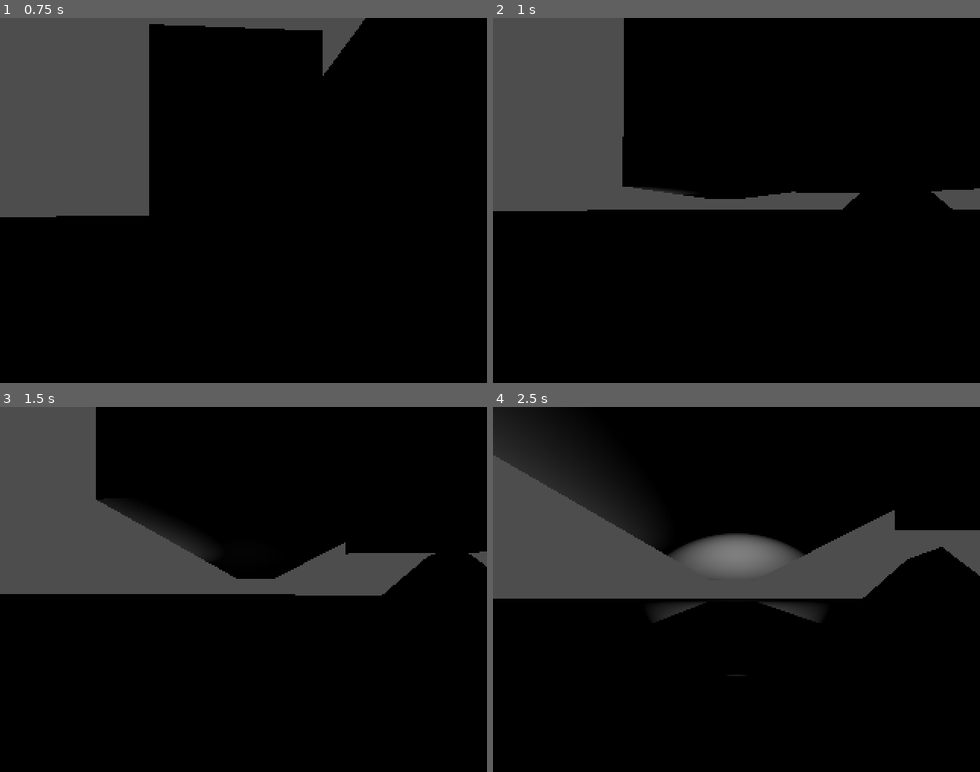
Above: before the commit, frames 1-4 (two rows, left to right).
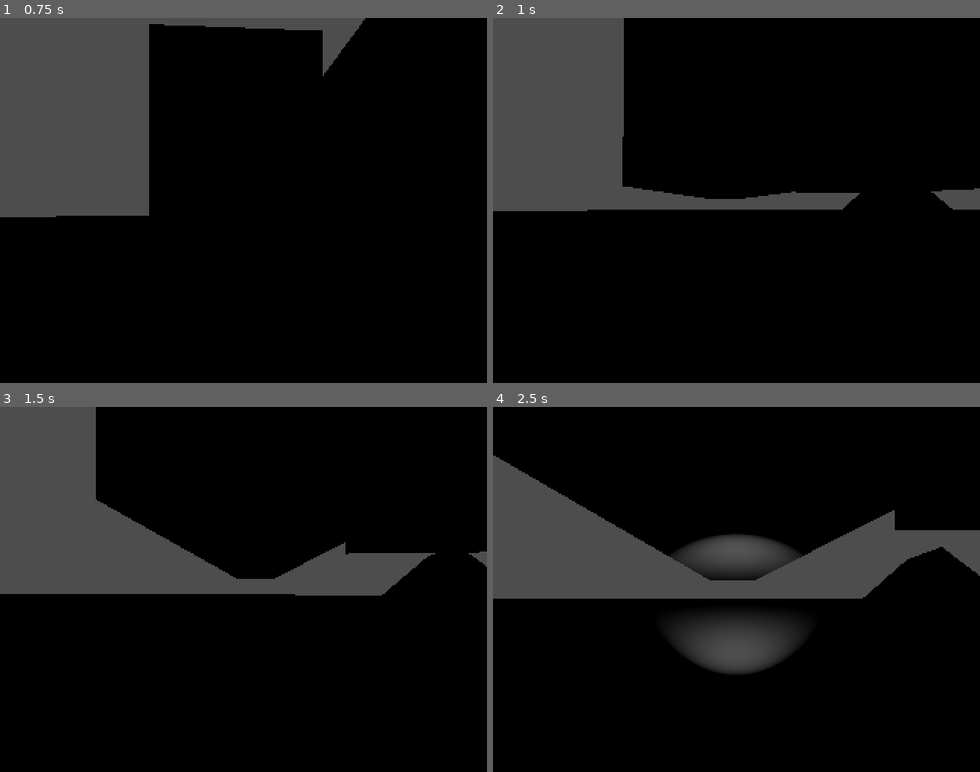
Above: after the commit, the same moments.

Repository: KingLurker/PS1HorrorSandbox
Game: Godot game, scene res://Scenes/TestScene.tscn
The game is run twice, just before and just after one commit, with the same random seed, the same clock (stepped at 60 frames per second) and the same inputs. The project has no main scene, so this scene is started directly.
Inputs (mouse positions are in pixels of both pictures, inside the frame that each line leads up to):
- Up to frame 1 (0.75 s): tap Enter (ui_accept) at 0.5 s; move the mouse to (267, 200) at 0.52 s; hold W (MoveForward) from 0.53 s (still down); tap Ctrl (Crouch) at 0.6 s
- Up to frame 2 (1 s): keep holding W (MoveForward); tap Enter (ui_accept) at 0.77 s
- Up to frame 3 (1.5 s): keep holding W (MoveForward); move the mouse to (219, 589) at 1.27 s; tap F (Flashlight) at 1.35 s
- Up to frame 4 (2.5 s): keep holding W (MoveForward); tap Enter (ui_accept) at 1.52 s; move the mouse to (746, 582) at 2.02 s; tap Ctrl (Crouch) at 2.1 s

Frame 1 is identical in both runs. In frame 2, less than 0.1% of the frame differs, in the area x 28-40%, y 46-49%; in frame 3, 0.5%; in frame 4, 9.2%, in the area x 0-67%, y 0-74%.

Commit message:
bounce lighting and fog

Diff:
--- a/Scenes/Character.tscn
+++ b/Scenes/Character.tscn
@@ -230,9 +230,9 @@
 distance_fade_enabled = true
 distance_fade_shadow = 91.37
 distance_fade_length = 175.49
-spot_range = 24.353
+spot_range = 4096.0
 spot_attenuation = 0.659753
-spot_angle = 23.23
+spot_angle = 22.96
 spot_angle_attenuation = 1.90733
 
 [node name="AnimationPlayer" type="AnimationPlayer" parent="."]
--- a/Scenes/TestScene.tscn
+++ b/Scenes/TestScene.tscn
@@ -1,6 +1,127 @@
-[gd_scene load_steps=2 format=3 uid="uid://lubp6i3f33wl"]
+[gd_scene load_steps=11 format=3 uid="uid://lubp6i3f33wl"]
 
 [ext_resource type="PackedScene" uid="uid://dhmmayvoslvey" path="res://Scenes/Character.tscn" id="1_01svf"]
+
+[sub_resource type="Gradient" id="Gradient_77l1m"]
+
+[sub_resource type="FastNoiseLite" id="FastNoiseLite_g018c"]
+
+[sub_resource type="NoiseTexture3D" id="NoiseTexture3D_4oa8u"]
+resource_local_to_scene = true
+color_ramp = SubResource("Gradient_77l1m")
+noise = SubResource("FastNoiseLite_g018c")
+
+[sub_resource type="FogMaterial" id="FogMaterial_r6mxn"]
+resource_local_to_scene = true
+density = 0.4018
+albedo = Color(0.392157, 0.392157, 0.392157, 1)
+height_falloff = 3.01127
+edge_fade = 1.2996
+density_texture = SubResource("NoiseTexture3D_4oa8u")
+
+[sub_resource type="Environment" id="Environment_a00dp"]
+background_mode = 5
+ssr_enabled = true
+ssao_enabled = true
+ssao_radius = 4.53
+ssil_enabled = true
+ssil_radius = 9.71
+sdfgi_enabled = true
+sdfgi_use_occlusion = true
+sdfgi_read_sky_light = false
+sdfgi_bounce_feedback = 0.71
+sdfgi_cascades = 8
+sdfgi_min_cell_size = 0.01
+sdfgi_y_scale = 0
+fog_enabled = true
+fog_light_color = Color(0.160784, 0.176471, 0.203922, 1)
+fog_light_energy = 0.0
+fog_density = 0.2477
+volumetric_fog_enabled = true
+volumetric_fog_density = 0.0
+volumetric_fog_gi_inject = 0.0
+
+[sub_resource type="CameraAttributesPhysical" id="CameraAttributesPhysical_tapxc"]
+
+[sub_resource type="Animation" id="Animation_kohir"]
+resource_name = "moving light"
+length = 25.0
+step = 0.0
+tracks/0/type = "bezier"
+tracks/0/imported = false
+tracks/0/enabled = true
+tracks/0/path = NodePath("OmniLight3D:position:x")
+tracks/0/interp = 1
+tracks/0/loop_wrap = true
+tracks/0/keys = {
+"handle_modes": PackedInt32Array(0, 0, 0, 0, 0, 0, 0, 0, 0, 0),
+"points": PackedFloat32Array(22.7579, -0.25, 0, 0.25, 0, 22.7579, -0.25, 0, 0.25, 0, 5.93544, -0.25, 0, 0.25, 0, -1.85809, -0.25, 0, 0.25, 0, -3.73773, -0.25, 0, 0.25, 0, 1.94652, -0.25, 0, 0.25, 0, 2.88914, -0.25, 0, 0.25, 0, 20.5182, -0.25, 0, 0.25, 0, 25.2147, -0.25, 0, 0.25, 0, 22.7579, -0.25, 0, 0.25, 0),
+"times": PackedFloat32Array(0, 4, 8.03, 9.52, 11.2201, 12.62, 14.27, 18.03, 19.9156, 25.0229)
+}
+tracks/1/type = "bezier"
+tracks/1/imported = false
+tracks/1/enabled = true
+tracks/1/path = NodePath("OmniLight3D:position:y")
+tracks/1/interp = 1
+tracks/1/loop_wrap = true
+tracks/1/keys = {
+"handle_modes": PackedInt32Array(0, 0, 0, 0, 0, 0, 0, 0, 0, 0),
+"points": PackedFloat32Array(7.14054, -0.25, 0, 0.25, 0, 1.23782, -0.25, 0, 0.25, 0, 1.97972, -0.25, 0, 0.25, 0, 1.97972, -0.25, 0, 0.25, 0, 1.97972, -0.25, 0, 0.25, 0, 0.776592, -0.25, 0, 0.25, 0, 0.776592, -0.25, 0, 0.25, 0, 0.776592, -0.25, 0, 0.25, 0, 3.12628, -0.25, 0, 0.25, 0, 7.13817, -0.25, 0, 0.25, 0),
+"times": PackedFloat32Array(0, 4, 8.03, 9.52, 11.2201, 12.62, 14.27, 18.03, 19.9156, 25.0229)
+}
+tracks/2/type = "bezier"
+tracks/2/imported = false
+tracks/2/enabled = true
+tracks/2/path = NodePath("OmniLight3D:position:z")
+tracks/2/interp = 1
+tracks/2/loop_wrap = true
+tracks/2/keys = {
+"handle_modes": PackedInt32Array(0, 0, 0, 0, 0, 0, 0, 0, 0, 0),
+"points": PackedFloat32Array(10.8539, -0.25, 0, 0.25, 0, 10.8539, -0.25, 0, 0.25, 0, 26.6407, -0.25, 0, 0.25, 0, 26.6415, -0.25, 0, 0.25, 0, 6.85055, -0.25, 0, 0.25, 0, 6.48455, -0.25, 0, 0.25, 0, -5.02689, -0.25, 0, 0.25, 0, -5.02689, -0.25, 0, 0.25, 0, -5.02689, -0.25, 0, 0.25, 0, 10.8539, -0.25, 0, 0.25, 0),
+"times": PackedFloat32Array(0, 4, 8.03, 9.52, 11.2201, 12.62, 14.27, 18.03, 19.9156, 25.0229)
+}
+
+[sub_resource type="Animation" id="Animation_8lhsl"]
+length = 0.001
+tracks/0/type = "bezier"
+tracks/0/imported = false
+tracks/0/enabled = true
+tracks/0/path = NodePath("OmniLight3D:position:x")
+tracks/0/interp = 1
+tracks/0/loop_wrap = true
+tracks/0/keys = {
+"handle_modes": PackedInt32Array(0),
+"points": PackedFloat32Array(22.7579, -0.25, 0, 0.25, 0),
+"times": PackedFloat32Array(0)
+}
+tracks/1/type = "bezier"
+tracks/1/imported = false
+tracks/1/enabled = true
+tracks/1/path = NodePath("OmniLight3D:position:y")
+tracks/1/interp = 1
+tracks/1/loop_wrap = true
+tracks/1/keys = {
+"handle_modes": PackedInt32Array(0),
+"points": PackedFloat32Array(7.14054, -0.25, 0, 0.25, 0),
+"times": PackedFloat32Array(0)
+}
+tracks/2/type = "bezier"
+tracks/2/imported = false
+tracks/2/enabled = true
+tracks/2/path = NodePath("OmniLight3D:position:z")
+tracks/2/interp = 1
+tracks/2/loop_wrap = true
+tracks/2/keys = {
+"handle_modes": PackedInt32Array(0),
+"points": PackedFloat32Array(10.8539, -0.25, 0, 0.25, 0),
+"times": PackedFloat32Array(0)
+}
+
+[sub_resource type="AnimationLibrary" id="AnimationLibrary_ed4kt"]
+_data = {
+"RESET": SubResource("Animation_8lhsl"),
+"moving light": SubResource("Animation_kohir")
+}
 
 [node name="Node3D" type="Node3D"]
 
@@ -58,10 +179,20 @@
 transform = Transform3D(1, 0, 0, 0, 1, 0, 0, 0, 1, 0.238531, 0.336011, 0.254364)
 
 [node name="OmniLight3D" type="OmniLight3D" parent="."]
-transform = Transform3D(1, 0, 0, 0, 1, 0, 0, 0, 1, -4.74717, 0, -5.10765)
-light_energy = 4.505
+transform = Transform3D(1, 0, 0, 0, 1, 0, 0, 0, 1, 22.7579, 7.14054, 10.8539)
+light_color = Color(0.458824, 0.00392157, 0.756863, 1)
+light_energy = 16.0
+light_indirect_energy = 16.0
+light_volumetric_fog_energy = 16.0
+light_size = 0.182
+light_specular = 2.116
 shadow_enabled = true
 distance_fade_enabled = true
+distance_fade_begin = 749.26
+distance_fade_shadow = 1142.87
+distance_fade_length = 946.23
+omni_range = 20.858
+omni_attenuation = 1e-05
 
 [node name="CSGBox3D7" type="CSGBox3D" parent="."]
 transform = Transform3D(1, 0, 0, 0, 1, 0, 0, 0, 1, 6.86253, 0, 14.4634)
@@ -107,3 +238,17 @@
 transform = Transform3D(1, 0, 0, 0, 1, 0, 0, 0, 1, 11.8352, -1.27324, 17.5061)
 use_collision = true
 size = Vector3(1, 4.06766, 1)
+
+[node name="FogVolume" type="FogVolume" parent="."]
+transform = Transform3D(1, 0, 0, 0, 1, 0, 0, 0, 1, -26.1615, 1.09225, 0)
+shape = 4
+material = SubResource("FogMaterial_r6mxn")
+
+[node name="WorldEnvironment" type="WorldEnvironment" parent="."]
+environment = SubResource("Environment_a00dp")
+camera_attributes = SubResource("CameraAttributesPhysical_tapxc")
+
+[node name="AnimationPlayer" type="AnimationPlayer" parent="."]
+libraries = {
+"": SubResource("AnimationLibrary_ed4kt")
+}
--- /dev/null
+++ b/Shaders/pp_band-dither.gdshader
@@ -0,0 +1,15 @@
+shader_type canvas_item;
+#pragma disable_preprocessor
+// originally based on https://github.com/WittyCognomen/godot-psx-shaders-demo/blob/master/shaders/psx_dither_post.shader
+
+uniform sampler2D dither_tex: hint_default_white, repeat_enable, filter_nearest;
+uniform float col_depth = 15.0;
+uniform bool dither_banding = true;
+
+void fragment() {
+	vec4 base_color = texture(TEXTURE, SCREEN_UV);
+	vec2 dith_size = vec2(textureSize(dither_tex, 0)); // for GLES2: substitute for the dimensions of the dithering matrix
+	vec2 buf_size = vec2(textureSize(TEXTURE, 0));
+	vec3 dith = texture(dither_tex, SCREEN_UV * (buf_size / dith_size)).rgb - 0.5;
+	COLOR.rgb = round(base_color.rgb * col_depth + dith * (dither_banding ? 1.0 : 0.0)) / col_depth;
+}
--- /dev/null
+++ b/Shaders/psx.shader
@@ -0,0 +1,68 @@
+shader_type spatial;
+render_mode skip_vertex_transform, diffuse_lambert_wrap, specular_phong, vertex_lighting, depth_draw_alpha_prepass, cull_disabled;
+
+uniform vec4 tint_color : hint_color = vec4(1.0);
+uniform sampler2D albedoTex : hint_albedo;
+uniform sampler2D dither : hint_albedo;
+uniform float specular_intensity : hint_range(0, 1);
+uniform float vertex_resolution = 256;
+uniform float cull_distance = 9999;
+uniform vec2 uv_scale = vec2(1.0, 1.0);
+uniform vec2 uv_offset = vec2(.0, .0);
+uniform vec2 uv_speed = vec2(0,-1);
+
+uniform bool affine_texture_mapping = true;
+uniform bool emissive = false;
+uniform bool moving_uv = false;
+uniform bool double_sided = false;
+
+uniform bool stippled_transparent = false;
+
+varying vec4 vertex_coordinates;
+
+void vertex() {
+	UV = UV * uv_scale + uv_offset + ((moving_uv)?uv_speed*TIME:vec2(0.0));
+
+	float vertex_distance = length((MODELVIEW_MATRIX * vec4(VERTEX, 1.0)));
+
+	VERTEX = (MODELVIEW_MATRIX * vec4(VERTEX, 1.0)).xyz;
+	NORMAL = abs(vec4(NORMAL, 1.) * MODELVIEW_MATRIX).xyz;
+
+	float vPos_w = (PROJECTION_MATRIX * vec4(VERTEX, 1.0)).w;
+	VERTEX.xy = vPos_w * round(vertex_resolution * VERTEX.xy / vPos_w) / vertex_resolution;
+	vertex_coordinates = vec4(UV * VERTEX.z, VERTEX.z, 0.0);
+
+	if (vertex_distance > cull_distance)
+		VERTEX = vec3(.0);
+}
+
+void fragment() {
+	if (stippled_transparent && (mod(SCREEN_UV.x*VIEWPORT_SIZE.x+floor(mod(SCREEN_UV.y*VIEWPORT_SIZE.y, 2.0)), 2.0)<1.0)){
+		discard;
+	}
+
+	vec4 tex;
+	if (affine_texture_mapping){
+		tex = texture(albedoTex, vertex_coordinates.xy / vertex_coordinates.z);
+	} else {
+		tex = texture(albedoTex, UV);
+	}
+
+	ALPHA_SCISSOR = 0.5;
+
+	if (!double_sided && !FRONT_FACING){
+		ALPHA = 0.0;
+	} else {
+		ALPHA = tex.a * tint_color.a * COLOR.a;
+	}
+
+	if (emissive){
+		EMISSION = tex.rgb * tint_color.rgb * COLOR.rgb;
+		ALBEDO = vec3(0.0);
+	} else {
+		ALBEDO = tex.rgb * tint_color.rgb * COLOR.rgb;
+	}
+	SPECULAR = specular_intensity;
+	ROUGHNESS = 1.0;
+
+}
--- a/project.godot
+++ b/project.godot
@@ -68,3 +68,10 @@
 
 textures/canvas_textures/default_texture_filter=0
 anti_aliasing/screen_space_roughness_limiter/enabled=false
+
+[shader_globals]
+
+precision_multiplier={
+"type": "float",
+"value": 0.0
+}
--- a/scripts/Character.gd
+++ b/scripts/Character.gd
@@ -30,6 +30,7 @@
 		else:
 			$AnimationPlayer.play("Flashlightoff")
 			FlashLight = false
+
 
 	# Get the input direction and handle the movement/deceleration.
 	# As good practice, you should replace UI actions with custom gameplay actions.
